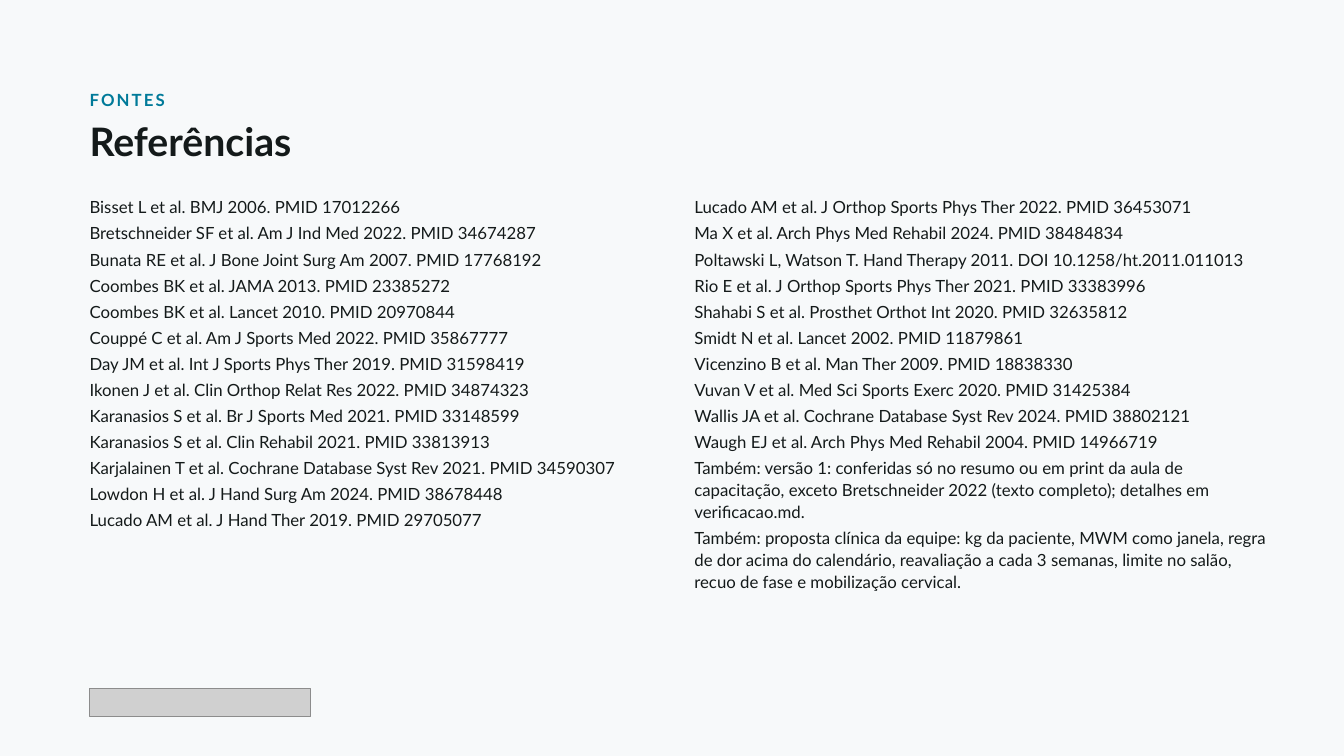
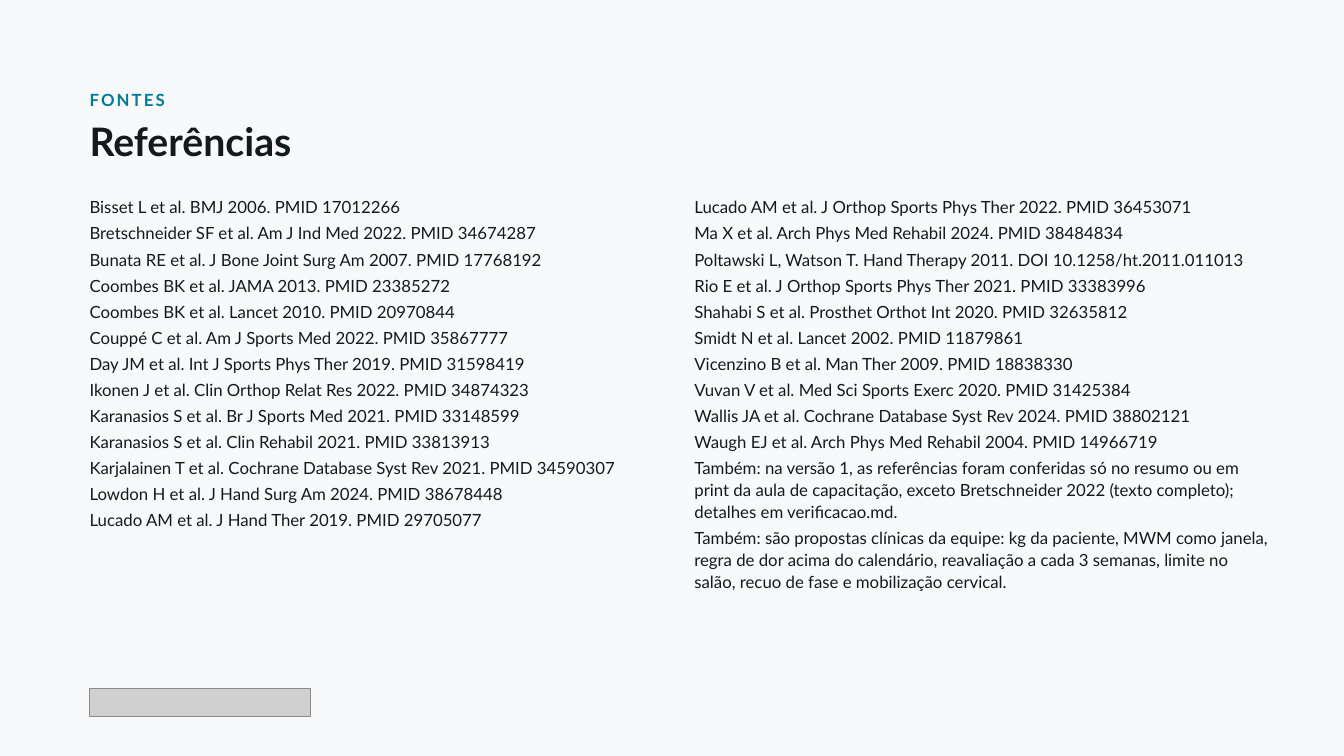
Before and after one commit to dossantosdanieel/illic, a slide deck: slide 25 of aulas/2026-11-cotovelo-lateral-2-reabilitacao/04_aula/cotovelo-lateral-2-reabilitacao.pptx. Drawn at 1344x756 pixels with LibreOffice and Linux fonts; fonts in the diff are those of the drawing; grey boxes stand for pictures. Boxes give left, top, right and bottom in pixels: in the first picture for what was removed or moved away, otherwise in the second. Text is boxed around its words. In the diff, an @@ line names an element or a change of style, - is before the commit and + after.

```diff
--- a/aulas/2026-11-cotovelo-lateral-2-reabilitacao/04_aula/cotovelo-lateral-2-reabilitacao.pptx
+++ b/aulas/2026-11-cotovelo-lateral-2-reabilitacao/04_aula/cotovelo-lateral-2-reabilitacao.pptx
@@ text at bbox=[694, 461, 1239, 518]: text changed @@
-Também: versão 1: conferidas só no resumo ou em print da aula de capacitação, exceto Bretschneider 2022 (texto completo); detalhes em verificacao.md.
+Também: na versão 1, as referências foram conferidas só no resumo ou em print da aula de capacitação, exceto Bretschneider 2022 (texto completo); detalhes em verificacao.md.
@@ text at bbox=[694, 531, 1268, 591]: text changed @@
-Também: proposta clínica da equipe: kg da paciente, MWM como janela, regra de dor acima do calendário, reavaliação a cada 3 semanas, limite no salão, recuo de fase e mobilização cervical.
+Também: são propostas clínicas da equipe: kg da paciente, MWM como janela, regra de dor acima do calendário, reavaliação a cada 3 semanas, limite no salão, recuo de fase e mobilização cervical.
```
Also in this commit, not shown: 2 other slides changed, 4 other files.
